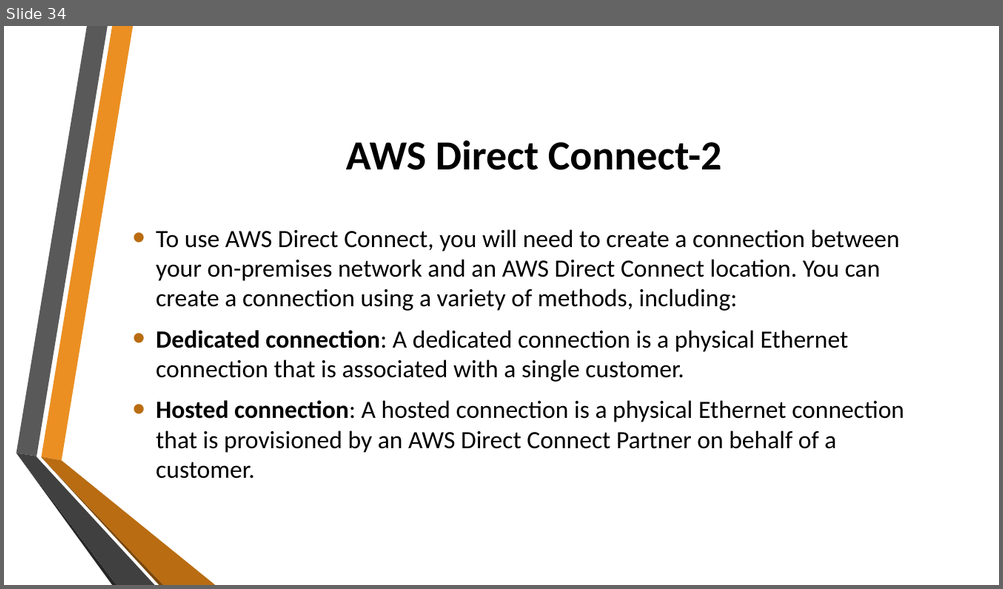
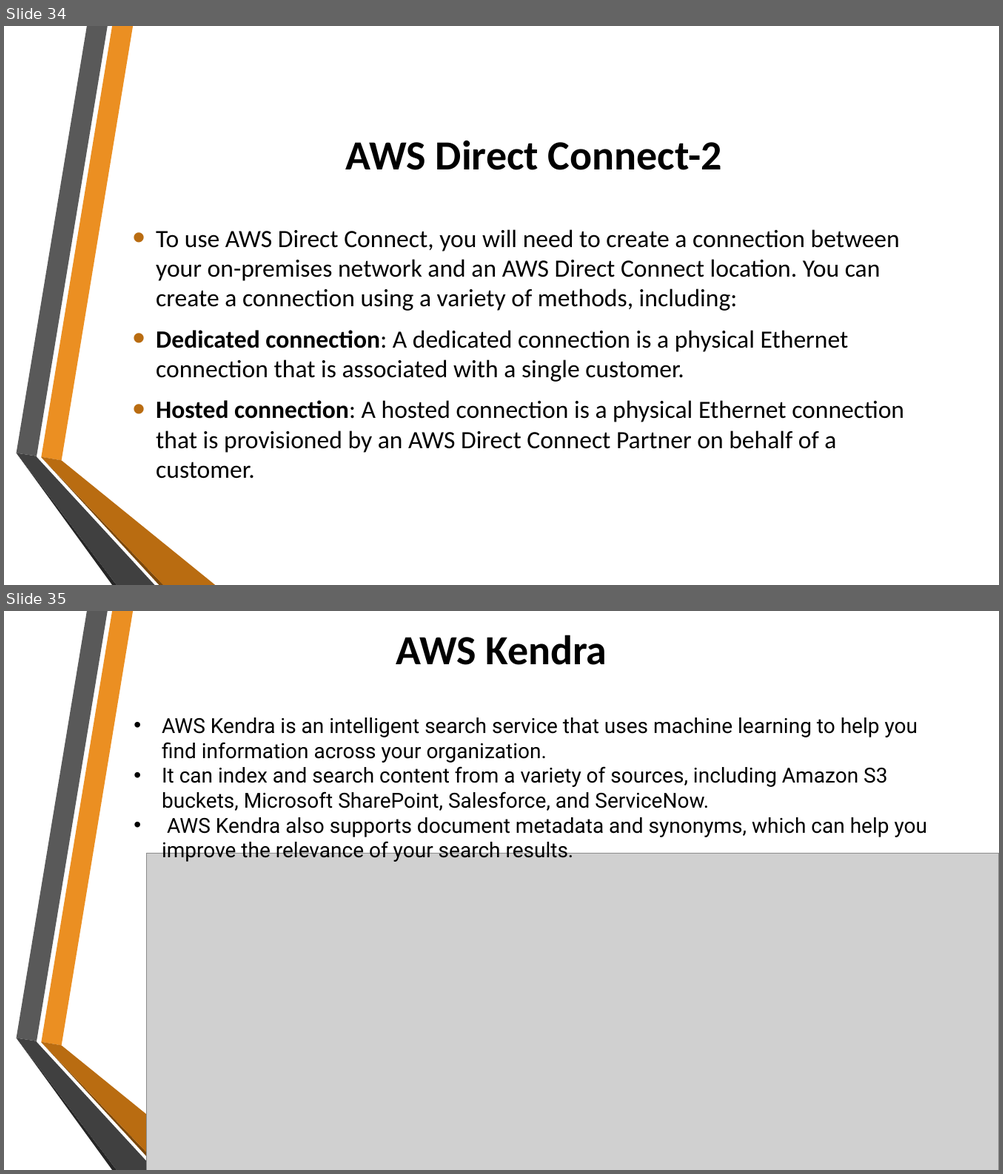
Before and after one commit to cloud-dev-user/AWS_Training_demo, a slide deck: Day4/AWS-Day4.pptx. Shown one above the other, each under a label of ours: slide 34 before the commit, slides 34 and 35 after it. The pictures are 1003x589 and 1003x1174 pixels, drawn with LibreOffice and Linux fonts; fonts in the diff are those of the drawing; grey boxes stand for pictures; background and template pictures are left out. Boxes give left, top, right and bottom in pixels: in the first picture for what was removed or moved away, otherwise in the second. Text is boxed around its words. In the diff, an @@ line names an element or a change of style, - is before the commit and + after.

```diff
--- a/Day4/AWS-Day4.pptx
+++ b/Day4/AWS-Day4.pptx
@@ slide 35 added at bbox=[4, 611, 999, 1170], background picture (left out); not listed: 6 template elements that a slide beside it also shows @@
@@ title added at bbox=[395, 635, 606, 665], 40 pt, text #000000, bold @@
+AWS Kendra
@@ text added at bbox=[162, 718, 928, 862], 20 pt, text #000000 @@
+• AWS Kendra is an intelligent search service that uses machine learning to help you find information across your organization.
+• It can index and search content from a variety of sources, including Amazon S3 buckets, Microsoft SharePoint, Salesforce, and ServiceNow.
+• AWS Kendra also supports document metadata and synonyms, which can help you improve the relevance of your search results.
@@ picture added at bbox=[147, 854, 999, 1170] @@
```
Also in this commit, not shown: 2 other slides added.
